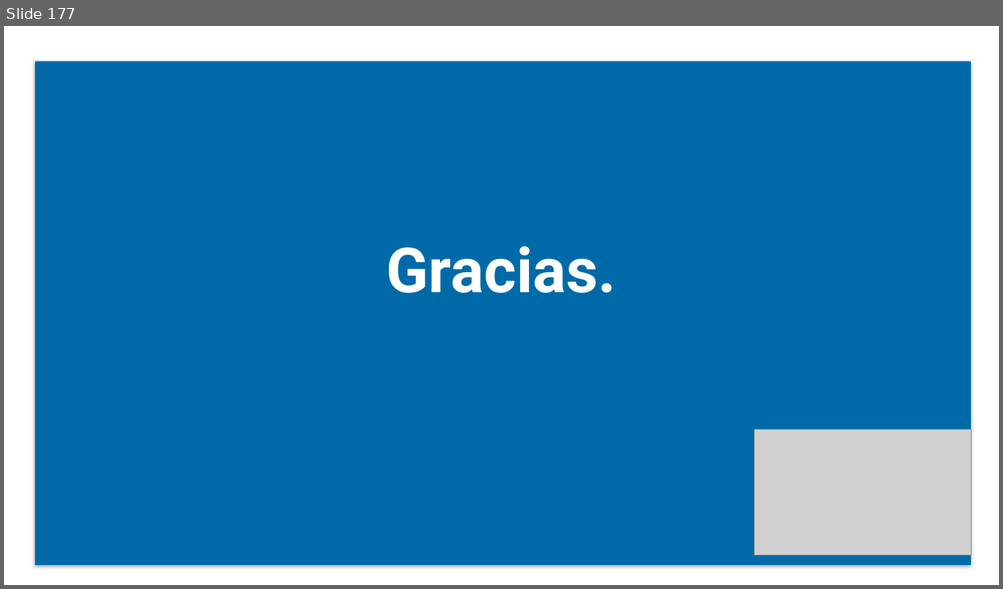
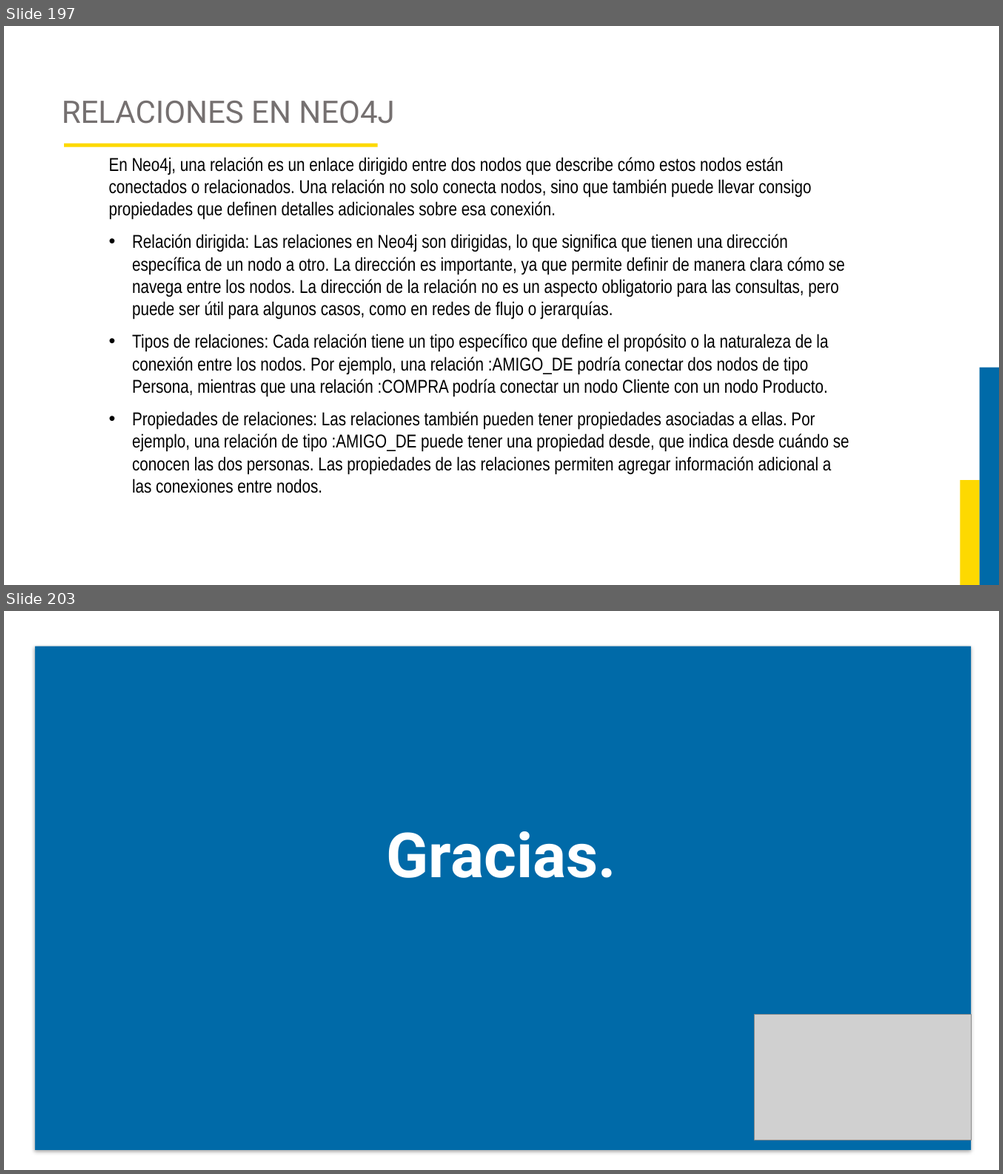
Before and after one commit to JorgeAlejandroAguirreGutierrez/proyecto-luis, a slide deck: Curso Base de Datos 2/DIAPOSITIVAS BASES DE DATOS 2.pptx. Shown one above the other, each under a label of ours: slide 177 before the commit, slides 197 and 203 after it; the slides between them are not shown. The pictures are 1003x589 and 1003x1174 pixels, drawn with LibreOffice and Linux fonts; fonts in the diff are those of the drawing; grey boxes stand for pictures; background and template pictures are left out. Boxes give left, top, right and bottom in pixels: in the first picture for what was removed or moved away, otherwise in the second. Text is boxed around its words. In the diff, an @@ line names an element or a change of style, - is before the commit and + after.

```diff
--- a/Curso Base de Datos 2/DIAPOSITIVAS BASES DE DATOS 2.pptx
+++ b/Curso Base de Datos 2/DIAPOSITIVAS BASES DE DATOS 2.pptx
@@ slide 197 added at [4, 26, 999, 585], background #FFFFFF @@
@@ title added at [62, 101, 394, 124], 30 pt, text #757070 @@
+RELACIONES EN NEO4J
@@ rectangle added at [64, 143, 377, 147], fill #FDD901 @@
@@ text added at [109, 157, 849, 494], 18 pt, text #000000 @@
+En Neo4j, una relación es un enlace dirigido entre dos nodos que describe cómo estos nodos están conectados o relacionados. Una relación no solo conecta nodos, sino que también puede llevar consigo propiedades que definen detalles adicionales sobre esa conexión.
+• Relación dirigida: Las relaciones en Neo4j son dirigidas, lo que significa que tienen una dirección específica de un nodo a otro. La dirección es importante, ya que permite definir de manera clara cómo se navega entre los nodos. La dirección de la relación no es un aspecto obligatorio para las consultas, pero puede ser útil para algunos casos, como en redes de flujo o jerarquías.
+• Tipos de relaciones: Cada relación tiene un tipo específico que define el propósito o la naturaleza de la conexión entre los nodos. Por ejemplo, una relación :AMIGO_DE podría conectar dos nodos de tipo Persona, mientras que una relación :COMPRA podría conectar un nodo Cliente con un nodo Producto.
+• Propiedades de relaciones: Las relaciones también pueden tener propiedades asociadas a ellas. Por ejemplo, una relación de tipo :AMIGO_DE puede tener una propiedad desde, que indica desde cuándo se conocen las dos personas. Las propiedades de las relaciones permiten agregar información adicional a las conexiones entre nodos.
@@ rectangle added at [979, 368, 999, 585], fill #006AA8 @@
@@ rectangle added at [960, 480, 979, 585], fill #FDD901 @@
@@ what was slide 177 is now slide 203 @@
```
Also in this commit, not shown: 2 slides changed, 26 other slides added, 1 slide removed, 14 other files.
